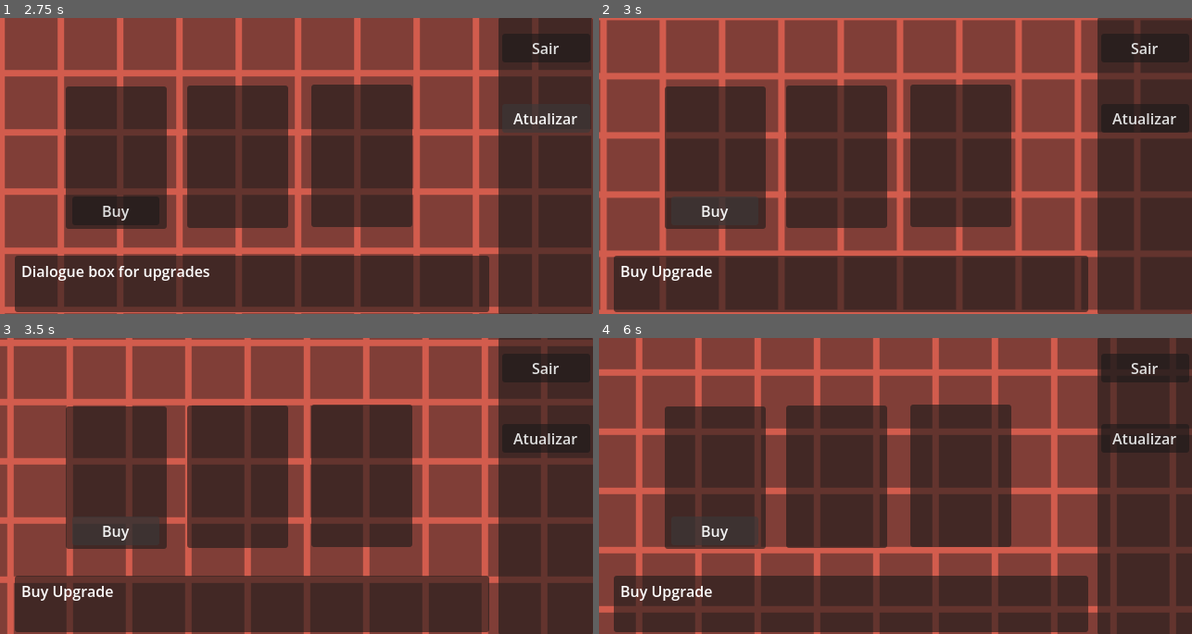
Above: before the commit, frames 1-4 (two rows, left to right).
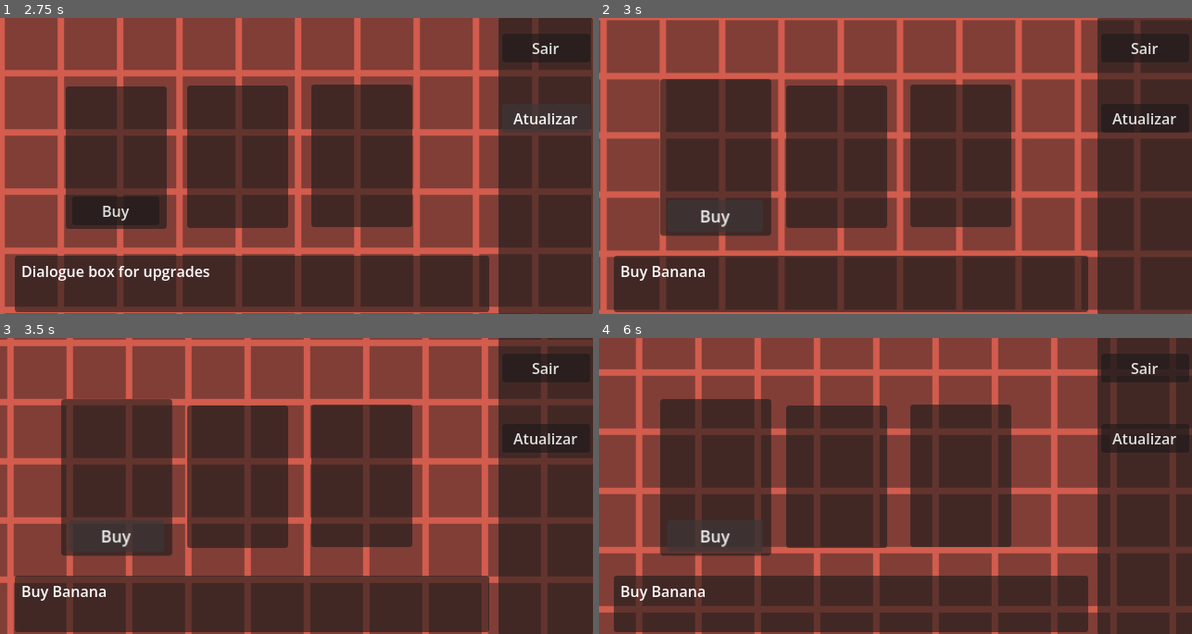
Above: after the commit, the same moments.

Repository: NormyNaoExiste/clicker-remake
Game: Godot game, scene res://Cenas/jogo.tscn
Same seed, same stepped clock (60 frames per second), same inputs: the game is played once before the commit and once after it. The project has no main scene, so this scene is started directly.
Inputs (mouse positions are in pixels of both pictures, inside the frame that each line leads up to):
- Up to frame 1 (2.75 s): click (296, 166) at 0.5 s; click (47, 154) at 1.25 s; click "Atualizar" at 2 s
- Up to frame 2 (3 s): click "Buy" at 2.75 s
- Up to frame 3 (3.5 s): no input
- Up to frame 4 (6 s): click (895, 486) at 3.5 s; click (646, 474) at 4.25 s; click "Atualizar" at 5 s; click "Buy" at 5.75 s

Frame 1 is identical in both runs. In frame 2, 2.2% of the frame differs, in the area x 9-30%, y 20-89%; in frame 3, 2.4%; in frame 4, 2.3%.

Commit message:
Upgrade Data adicionado

Diff:
--- a/Cenas/jogo.tscn
+++ b/Cenas/jogo.tscn
@@ -144,7 +144,7 @@
 offset_right = 0.1599884
 offset_bottom = 0.16000366
 script = ExtResource("9_r4inx")
-upgrade_text = "Upgrade 1"
+upgrade_text = "Banana"
 metadata/_edit_use_anchors_ = true
 
 [node name="BuyButton" type="Button" parent="ShopMenu/ShopUpgradeSlot1" unique_id=67401261]
--- a/Scripts/Botões/BuyUpgradeButton.gd
+++ b/Scripts/Botões/BuyUpgradeButton.gd
@@ -1,6 +1,8 @@
 extends Button
 
 @onready var shop_dialogue: Label = $"../../ShopDialogue"
+@onready var shop_upgrade_slot_1: Panel = $".."
+
 const DIALOGUE_DEFAULT: String = "Dialogue box for upgrades"
 
 func _ready() -> void:
@@ -8,7 +10,8 @@
 	mouse_exited.connect(_on_mouse_exited)
 
 func _on_mouse_entered():
-	shop_dialogue.text = "Buy Upgrade"
-
+	shop_upgrade_slot_1._on_mouse_entered()
+	shop_dialogue.text = str("Buy ", shop_upgrade_slot_1.upgrade_text)
 func _on_mouse_exited():
 	shop_dialogue.text = DIALOGUE_DEFAULT
+	shop_upgrade_slot_1._on_mouse_exited()
--- /dev/null
+++ b/Scripts/Sistemas/UpgradeData.gd
@@ -0,0 +1,12 @@
+extends Resource
+class_name  UpgradeData
+
+#Propriedades
+var nome: String = "NewUpgrade"
+var descricao: String = "Descrição do upgrade"
+var custo_base: int = 10
+var modificador: int = 1
+var tipo: String = "clique"
+
+#Muda com a Gameplay
+var nivel: int = 0
Not shown, added: Scripts/Sistemas/UpgradeData.gd.uid
